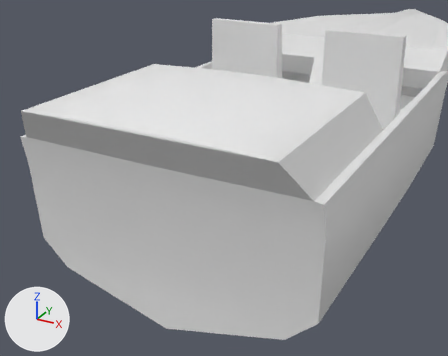
A saved change to the Blender file Boats/SmallSpeedBoat.blend.
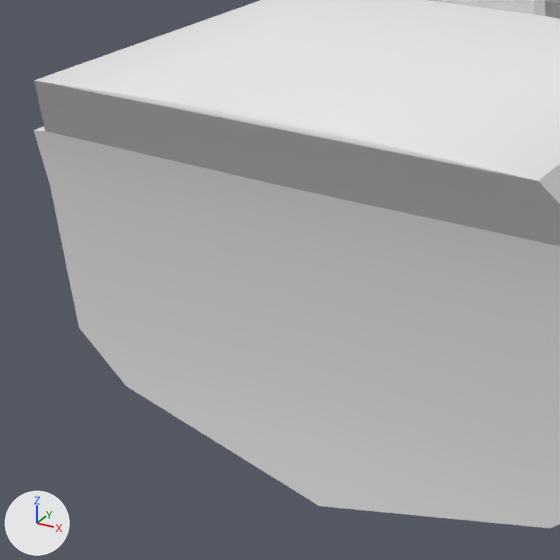
Old and new are each drawn from a 50 mm lens placed at (2.31, -5.87, 2.17), pointed at (0.38, -2.36, 0.41) and again close up on the part from 1% to 65% of the width and 20% to 100% of the height. The axes (+X, +Y, +Z) are drawn at lower left. The lights are the same throughout.

Names of what the first close-up shows: 'Hull'.
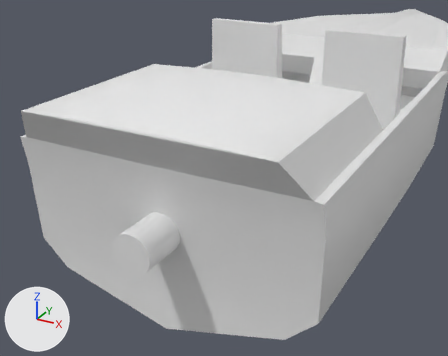
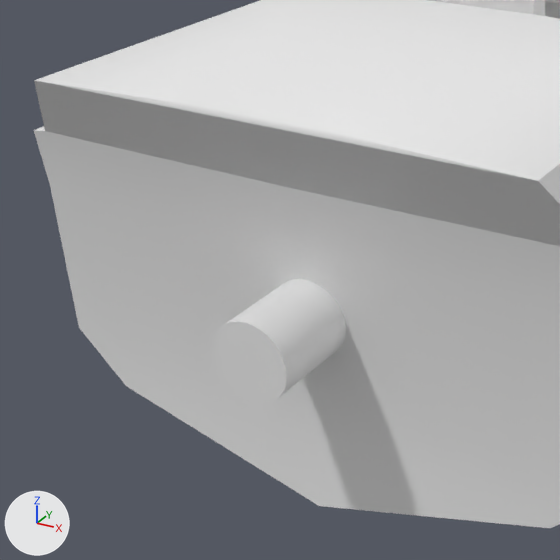
What differs and where, as boxes [x1, y1, x2, y2] in the close-ups (560 x 560 px):
'Thruster', added
    after: [212, 279, 346, 404]

What changed in the scene script:
```text
Add me_cylinder:
    me_cylinder.from_pydata(...)  # a 32-sided cylinder along y spanning x -0.158..0.158, y -0.375..0.058, z -0.158..0.158
    me_cylinder.polygons.foreach_set('use_smooth', [True] * 34)
Add ob_thruster:
    ob_thruster = bpy.data.objects.new('Thruster', me_cylinder)
    ob_thruster.location = (0.0, -2.61, 0.0)
```
